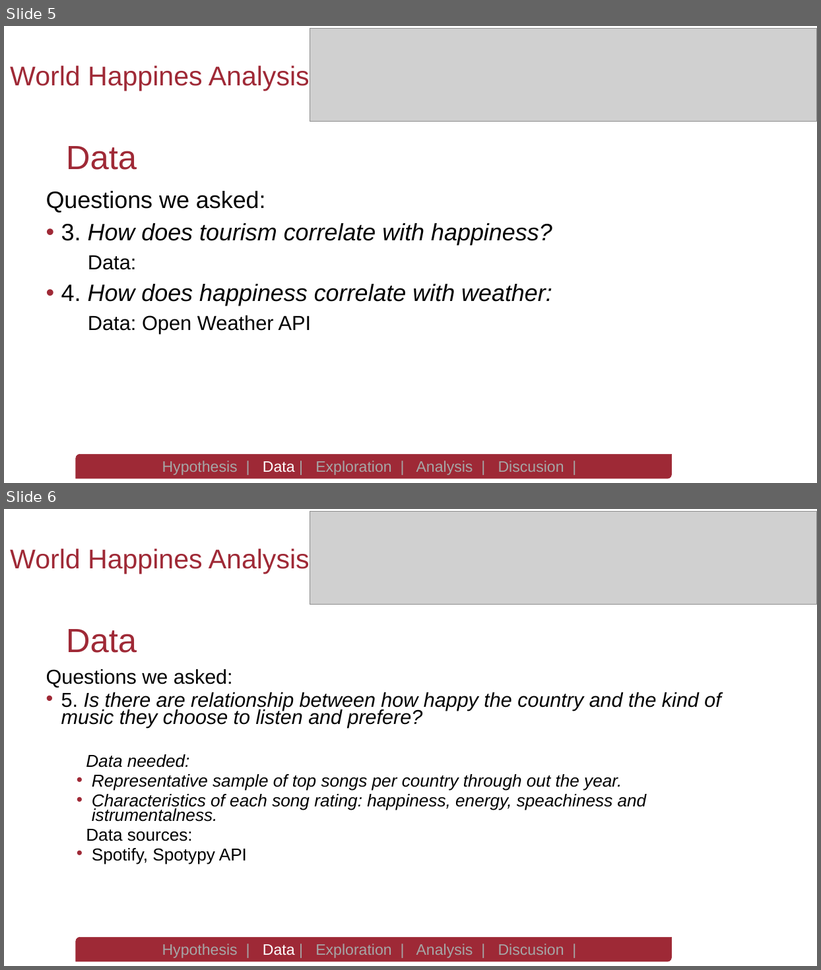
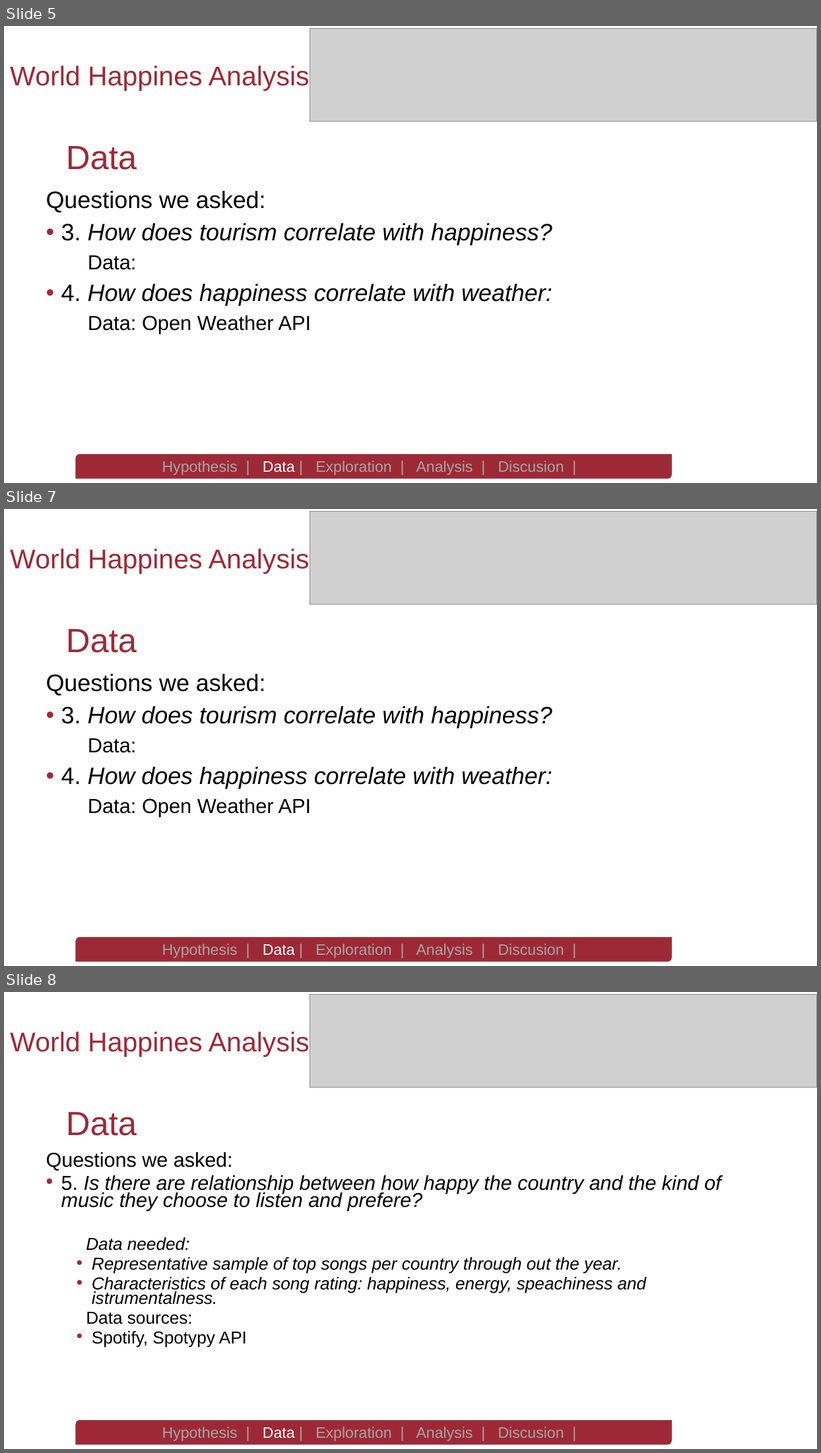
Before and after one commit to spastranas/GroupProject, a slide deck: World Happiness Analysis- Group 4 Final Presentation.pptx. Shown one above the other, each under a label of ours: slides 5 and 6 before the commit, slides 5, 7 and 8 after it; the slides between them are not shown. The pictures are 821x970 and 821x1453 pixels, drawn with LibreOffice and Linux fonts; fonts in the diff are those of the drawing; grey boxes stand for pictures; background and template pictures are left out. Boxes give left, top, right and bottom in pixels: in the first picture for what was removed or moved away, otherwise in the second. Text is boxed around its words. In the diff, an @@ line names an element or a change of style, - is before the commit and + after.

Commit message:
delete weather output

```diff
--- a/World Happiness Analysis- Group 4 Final Presentation.pptx
+++ b/World Happiness Analysis- Group 4 Final Presentation.pptx
@@ slide 7 added at (x1=4, y1=509, x2=817, y2=966), background picture (left out) @@
@@ picture added at (x1=310, y1=511, x2=817, y2=604) @@
@@ text added at (x1=10, y1=549, x2=310, y2=574), 32 pt, text #9F2936 @@
+World Happines Analysis
@@ title added at (x1=66, y1=629, x2=137, y2=653), 39.6 pt, text #9F2936 @@
+Data
@@ text added at (x1=46, y1=674, x2=552, y2=817), 28 pt, text #000000, italic @@
+Questions we asked:
+• 3. How does tourism correlate with happiness?
+  Data:
+• 4. How does happiness correlate with weather:
+  Data: Open Weather API
@@ round diag rect added at (x1=76, y1=938, x2=672, y2=962), fill #9E2936, outline #9F2936 0.5 pt, 18 pt, text #A6A6A6 @@
+Hypothesis | Data | Exploration | Analysis | Discusion |
@@ what was slide 6 is now slide 8 @@
```
Also in this commit, not shown: 4 slides changed, 5 other slides added, 2 other files.
